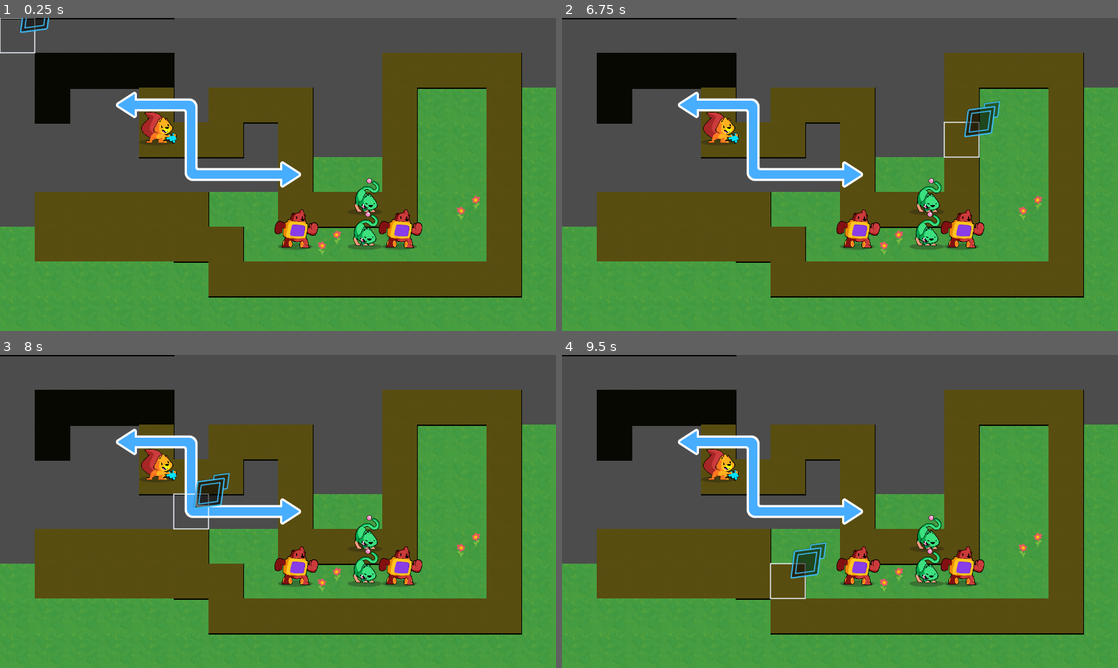
Above: before the commit, frames 1-4 (two rows, left to right).
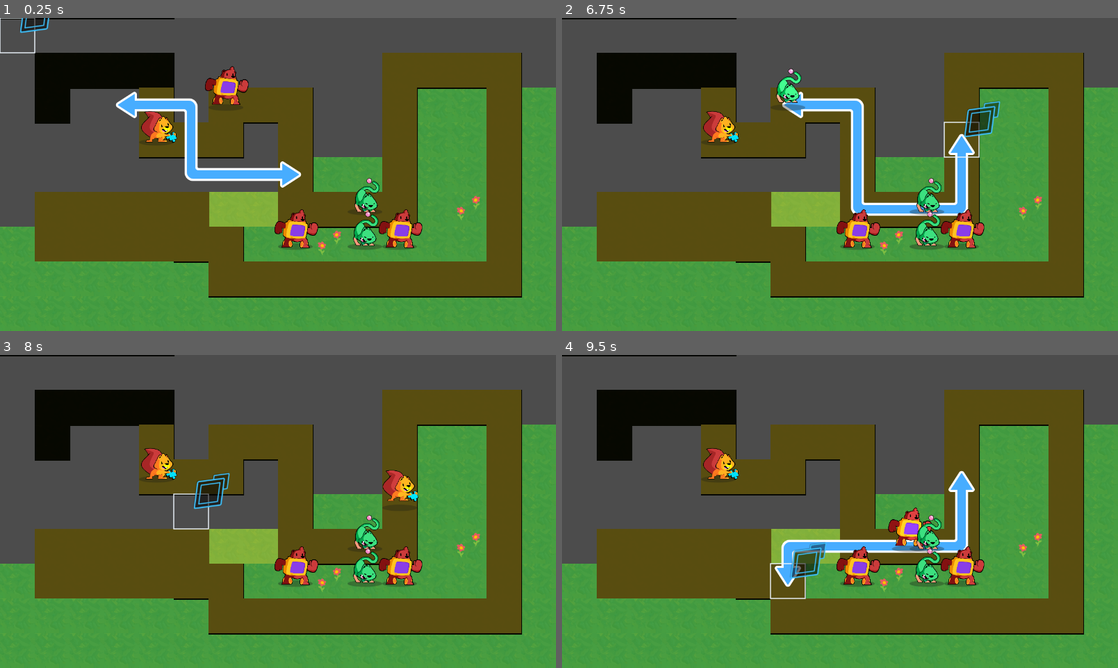
Above: after the commit, the same moments.

Repository: lpatetta/GGJ-bomber
Game: Godot game, scene res://Main.tscn
The game is run twice, just before and just after one commit, with the same random seed, the same clock (stepped at 60 frames per second) and the same inputs.
Inputs (mouse positions are in pixels of both pictures, inside the frame that each line leads up to):
- Up to frame 1 (0.25 s): no input
- Up to frame 2 (6.75 s): tap Enter (ui_accept) at 0.5, 0.77, 1.25, 1.52, 2, 2.75, 3.02, 3.5, 3.77, 4.25, 4.52, 6.02 s; move the mouse to (962, 158) at 0.52 s; hold Right (ui_right) 0.53-1.28 s; tap A (activate, bound only after the commit) at 0.6, 1.55, 2.1, 2.85, 3.8, 4.35, 5.1, 6.05, 6.6 s; move the mouse to (728, 190) at 1.27 s; hold Down (ui_down) 1.28-2.03 s; click (728, 190) at 1.35 s; move the mouse to (895, 105) at 2.02 s; hold Right (ui_right) 2.03-2.78 s; move the mouse to (812, 237) at 2.77 s; hold Up (ui_up) 2.78-3.53 s; move the mouse to (1006, 221) at 3.52 s; press the mouse at (1006, 221) at 3.53 s; hold Left (ui_left) 3.53-5.03 s; move the mouse to (673, 127) at 4.27 s; release the mouse at (673, 127) at 4.28 s; move the mouse to (867, 174) at 5.02 s; hold Down (ui_down) 5.03-5.78 s; move the mouse to (756, 96) at 5.77 s; hold Right (ui_right) 5.78-6.53 s; click (756, 96) at 5.85 s; move the mouse to (962, 158) at 6.52 s; hold Up (ui_up) from 6.53 s (still down)
- Up to frame 3 (8 s): tap Enter (ui_accept) at 6.77, 7.52 s; move the mouse to (166, 527) at 7.27 s; release Up (ui_up) at 7.28 s; hold Right (ui_right) from 7.28 s (still down); tap A (activate, bound only after the commit) at 7.35 s
- Up to frame 4 (9.5 s): move the mouse to (895, 442) at 8.02 s; release Right (ui_right) at 8.03 s; press the mouse at (895, 442) at 8.03 s; hold Down (ui_down) 8.03-8.78 s; tap A (activate, bound only after the commit) at 8.3, 8.85 s; move the mouse to (812, 574) at 8.77 s; release the mouse at (812, 574) at 8.78 s; hold Left (ui_left) from 8.78 s (still down); tap Enter (ui_accept) at 9.02 s

The runs differ from the first frame. In frame 1, 2.1% of the frame differs, in the area x 25-50%, y 15-67%; in frame 2, 6.5%, in the area x 20-75%, y 16-67%; in frame 3, 4.0%; in frame 4, 5.6%.

Commit message:
main character

Diff:
--- a/trpg-final-project/GameBoard/GameBoard.gd
+++ b/trpg-final-project/GameBoard/GameBoard.gd
@@ -53,7 +53,9 @@
 	var array := [];
 
 	#print(_unit_overlay.get_cell(cell.x, cell.y));
-	print(_unit_overlay.get_used_cells_by_id(0));
+	#print(_unit_overlay.get_used_cells_by_id(0));
+
+	# FALTA AGREGAR PERSONAJES AL ARRAY
 
 	return _unit_overlay.get_used_cells_by_id(0);
 
@@ -93,8 +95,10 @@
 	_active_unit.walk_along(_unit_path.current_path)
 	is_walking = true;
 	yield(_active_unit, "walk_finished")
-	_select_unit(_active_unit.cell)
+	_select_unit(_active_unit.cell) #reselect main unit
 	is_walking = false;
+
+
 	#_clear_active_unit()
 
 
--- a/trpg-final-project/Main.tscn
+++ b/trpg-final-project/Main.tscn
@@ -11,6 +11,7 @@
 [ext_resource path="res://Units/bugcat.png" type="Texture" id=9]
 [ext_resource path="res://Background/Map.tscn" type="PackedScene" id=10]
 [ext_resource path="res://Background/Walls.tscn" type="PackedScene" id=11]
+[ext_resource path="res://Units/MainCharacter.tscn" type="PackedScene" id=12]
 
 [sub_resource type="Curve2D" id=1]
 resource_local_to_scene = true
@@ -44,7 +45,7 @@
 
 [node name="UnitOverlay" parent="GameBoard" instance=ExtResource( 5 )]
 modulate = Color( 1, 1, 1, 0.329412 )
-tile_data = PoolIntArray( 65547, 0, 0, 65548, 0, 0, 65549, 0 …(263 unchanged characters)…  0, 0, 327684, 0, 0, 327685, 0, 0, 327688, 0, 0, 327689, 0, 0, 327690, 0, 0, 327 …(249 unchanged characters)…
+tile_data = PoolIntArray( 65547, 0, 0, 65548, 0, 0, 65549, 0 …(263 unchanged characters)…  0, 0, 327684, 0, 0, 327685, 0, 0, 327686, 0, 0, 327687, 0, 0, 327688, 0, 0, 327689, 0, 0, 327690, 0, 0, 327 …(249 unchanged characters)…
 
 [node name="UnitPath" parent="GameBoard" instance=ExtResource( 6 )]
 
@@ -83,9 +84,14 @@
 curve = SubResource( 3 )
 skin = ExtResource( 7 )
 move_range = 5
-skin_offset = Vector2( 6, 17 )
+skin_offset = Vector2( 6, 15 )
 move_speed = 200.0
+
+[node name="Unit" parent="GameBoard" instance=ExtResource( 12 )]
+position = Vector2( 500, 200 )
+grid = ExtResource( 4 )
 is_main = true
+skins = [ ExtResource( 8 ), ExtResource( 9 ), ExtResource( 7 ) ]
 
 [connection signal="accept_pressed" from="GameBoard/Cursor" to="GameBoard" method="_on_Cursor_accept_pressed"]
 [connection signal="moved" from="GameBoard/Cursor" to="GameBoard" method="_on_Cursor_moved"]
--- /dev/null
+++ b/trpg-final-project/Units/MainCharacter.gd
@@ -0,0 +1,36 @@
+extends Unit
+
+onready var _changing_skin_timer: Timer = $Timer
+var _is_changing_skin = false;
+var _current_skin = 0;
+
+export (Array, Texture) var skins
+
+func _ready():
+	._ready();
+
+	if skins:
+		set_skin(skins[_current_skin])
+
+func _unhandled_input(event: InputEvent) -> void:
+	if _is_changing_skin and event.is_action_released("activate"):
+		_set_next_skin();
+
+func _set_next_skin():
+	_is_changing_skin = false;
+	_changing_skin_timer.start();
+	_current_skin+=1;
+	if (_current_skin >= skins.size() ):
+		_current_skin = 0;
+
+	set_skin( skins[_current_skin])
+
+func _on_Timer_timeout():
+	_is_changing_skin = true;
+
+
+func set_skins(value: Array) -> void:
+	skin = value[0]
+	if not _sprite:
+		yield(self, "ready")
+	_sprite.texture = value[0]
--- /dev/null
+++ b/trpg-final-project/Units/MainCharacter.tscn
@@ -0,0 +1,64 @@
+[gd_scene load_steps=5 format=2]
+
+[ext_resource path="res://Units/MainCharacter.gd" type="Script" id=1]
+[ext_resource path="res://Units/unit_shadow.svg" type="Texture" id=3]
+
+[sub_resource type="Animation" id=1]
+length = 0.001
+tracks/0/type = "value"
+tracks/0/path = NodePath("PathFollow2D/Sprite:modulate")
+tracks/0/interp = 1
+tracks/0/loop_wrap = true
+tracks/0/imported = false
+tracks/0/enabled = true
+tracks/0/keys = {
+"times": PoolRealArray( 0 ),
+"transitions": PoolRealArray( 1 ),
+"update": 0,
+"values": [ Color( 1, 1, 1, 1 ) ]
+}
+
+[sub_resource type="Animation" id=2]
+length = 1.4
+loop = true
+tracks/0/type = "value"
+tracks/0/path = NodePath("PathFollow2D/Sprite:modulate")
+tracks/0/interp = 1
+tracks/0/loop_wrap = true
+tracks/0/imported = false
+tracks/0/enabled = true
+tracks/0/keys = {
+"times": PoolRealArray( 0, 0.7 ),
+"transitions": PoolRealArray( 1, 1 ),
+"update": 0,
+"values": [ Color( 1.5, 1.5, 1.5, 1 ), Color( 1, 1, 1, 1 ) ]
+}
+
+[node name="Unit" type="Path2D"]
+curve = null
+script = ExtResource( 1 )
+
+[node name="PathFollow2D" type="PathFollow2D" parent="."]
+rotate = false
+loop = false
+
+[node name="Shadow" type="Sprite" parent="PathFollow2D"]
+modulate = Color( 0.101961, 0.109804, 0.0901961, 0.329412 )
+position = Vector2( 0, 5.43238 )
+texture = ExtResource( 3 )
+
+[node name="Sprite" type="Sprite" parent="PathFollow2D"]
+position = Vector2( 2, 0 )
+scale = Vector2( 0.24, 0.24 )
+offset = Vector2( -3.8147e-06, -185 )
+
+[node name="AnimationPlayer" type="AnimationPlayer" parent="."]
+autoplay = "idle"
+anims/idle = SubResource( 1 )
+anims/selected = SubResource( 2 )
+
+[node name="Timer" type="Timer" parent="."]
+one_shot = true
+autostart = true
+
+[connection signal="timeout" from="Timer" to="." method="_on_Timer_timeout"]
--- a/trpg-final-project/Units/Unit.gd
+++ b/trpg-final-project/Units/Unit.gd
@@ -12,6 +12,8 @@
 export var grid: Resource
 ## Texture representing the unit.
 export var skin: Texture setget set_skin
+
+
 ## Distance to which the unit can walk in cells.
 export var move_range := 6
 ## Offset to apply to the `skin` sprite in pixels.
@@ -31,7 +33,6 @@
 onready var _sprite: Sprite = $PathFollow2D/Sprite
 onready var _anim_player: AnimationPlayer = $AnimationPlayer
 onready var _path_follow: PathFollow2D = $PathFollow2D
-
 
 func _ready() -> void:
 	set_process(false)
@@ -80,12 +81,12 @@
 	else:
 		_anim_player.play("idle")
 
-
 func set_skin(value: Texture) -> void:
 	skin = value
 	if not _sprite:
 		yield(self, "ready")
 	_sprite.texture = value
+
 
 
 func set_skin_offset(value: Vector2) -> void:
--- a/trpg-final-project/project.godot
+++ b/trpg-final-project/project.godot
@@ -93,3 +93,8 @@
 "events": [ Object(InputEventMouseButton,"resource_local_to_scene":false,"resource_name":"","device":0,"alt":false,"shi …(212 unchanged characters)…
  ]
 }
+activate={
+"deadzone": 0.5,
+"events": [ Object(InputEventKey,"resource_local_to_scene":false,"resource_name":"","device":0,"alt":false,"shift":false,"control":false,"meta":false,"command":false,"pressed":false,"scancode":65,"unicode":0,"echo":false,"script":null)
+ ]
+}
Not shown: 1 places in trpg-final-project/Main.tscn that only renumber resources
